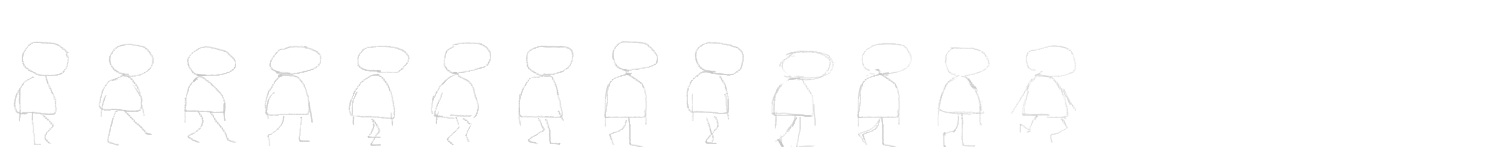
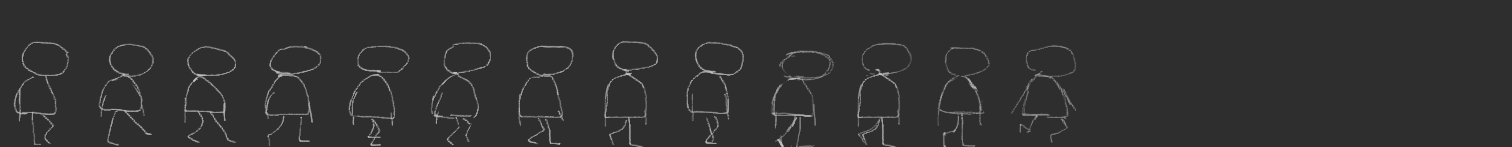
The second 1512 x 147 image is a revision of the first. Changes to its layers:
showed "Слой 4 копия" over [756, 0, 1512, 147]
showed "Слой 4" over [0, 0, 756, 147]
